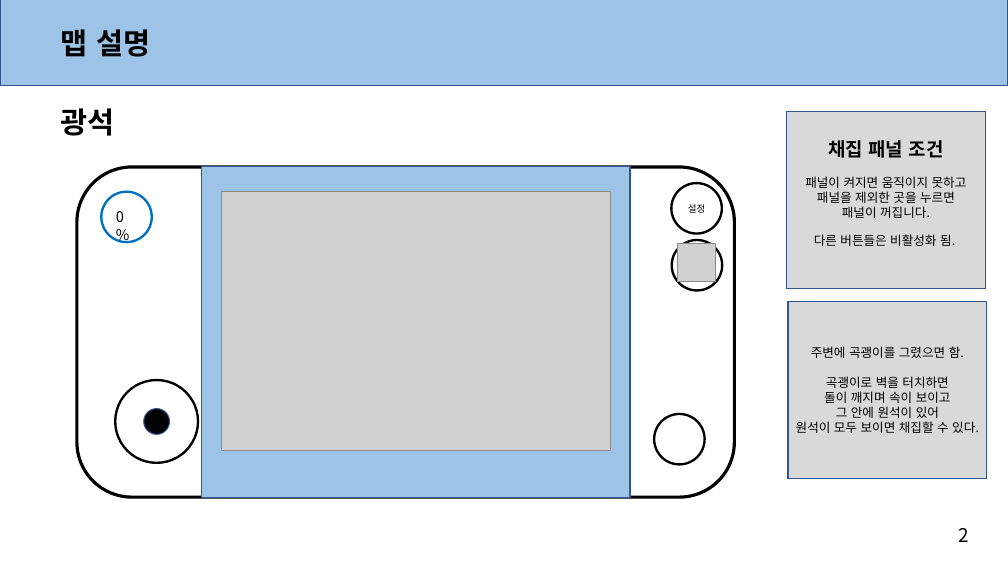
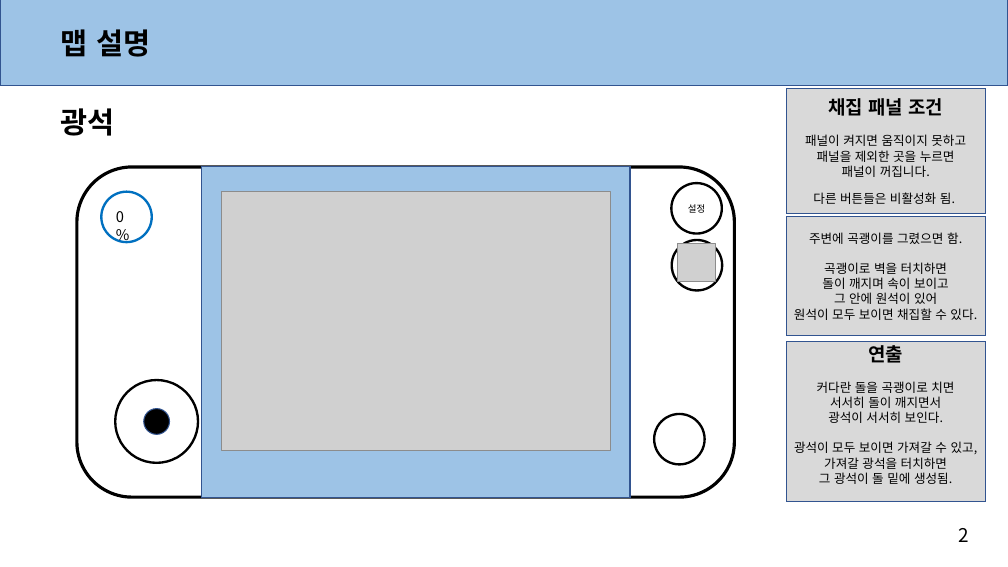
Before and after one commit to anglik0370/EscapeIsland, a slide deck: slide 5 of Document/시스템/채집 시스템.pptx. Drawn at 1008x567 pixels with LibreOffice and Linux fonts; fonts in the diff are those of the drawing; grey boxes stand for pictures. Boxes give left, top, right and bottom in pixels: in the first picture for what was removed or moved away, otherwise in the second. Text is boxed around its words. In the diff, an @@ line names an element or a change of style, - is before the commit and + after.

```diff
--- a/Document/시스템/채집 시스템.pptx
+++ b/Document/시스템/채집 시스템.pptx
@@ rectangle "채집 패널 조건": place and size @@
-rectangle "채집 패널 조건" at [786, 112, 985, 289]
+rectangle "채집 패널 조건" at [786, 88, 985, 213]
@@ rectangle "주변에 곡괭이를 그렸으면 함.": place and size @@
-rectangle "주변에 곡괭이를 그렸으면 함." at [788, 302, 987, 479]
+rectangle "주변에 곡괭이를 그렸으면 함." at [786, 217, 985, 337]
@@ rectangle added at [786, 341, 985, 502], fill #D9D9D9, outline #325491 1 pt, 12 pt, text #000000 @@
+연출
+커다란 돌을 곡괭이로 치면
+서서히 돌이 깨지면서
+광석이 서서히 보인다.
+광석이 모두 보이면 가져갈 수 있고, 가져갈 광석을 터치하면
+그 광석이 돌 밑에 생성됨.
```
Also in this commit, not shown: 6 other slides changed, 2 other files.
